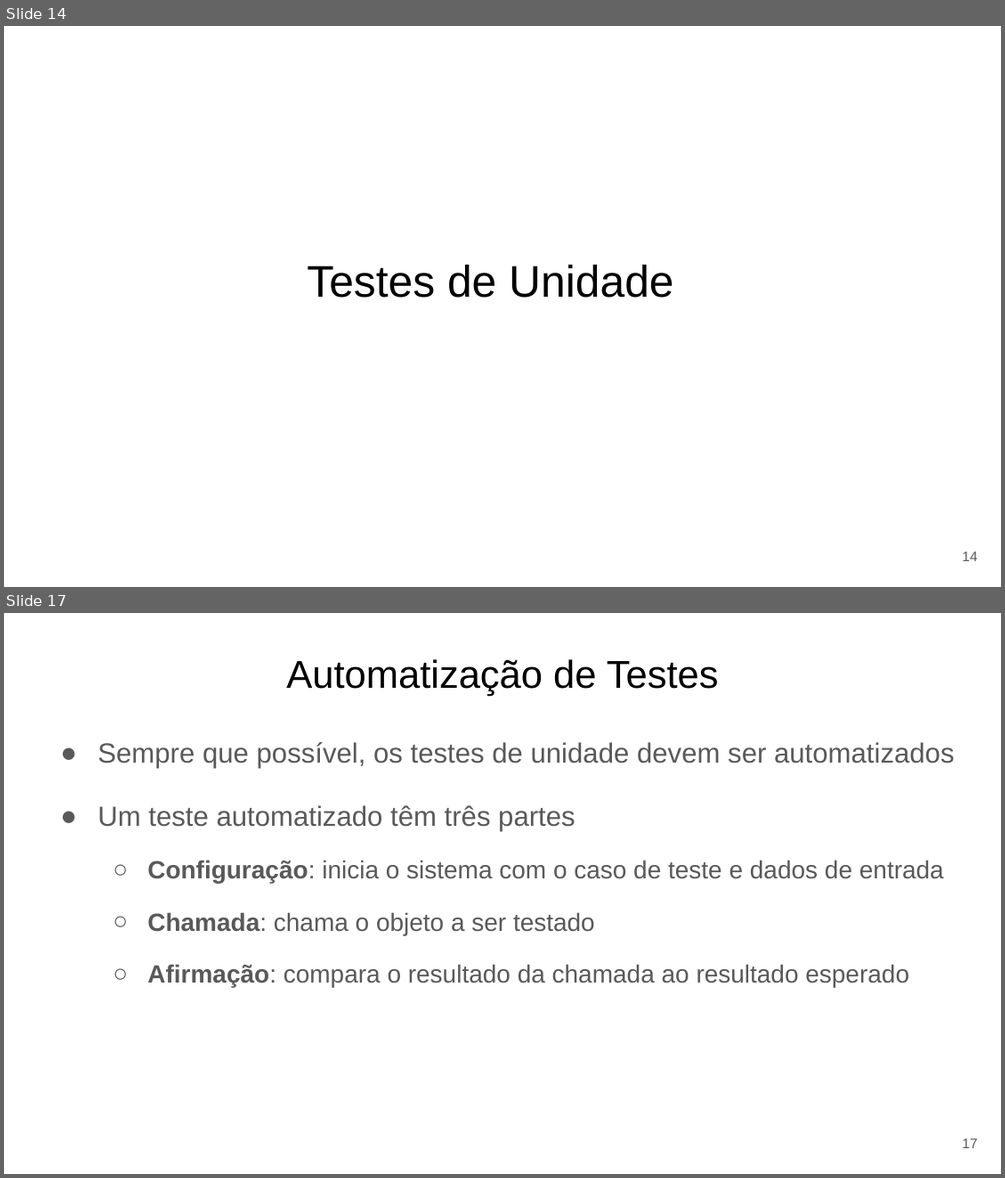
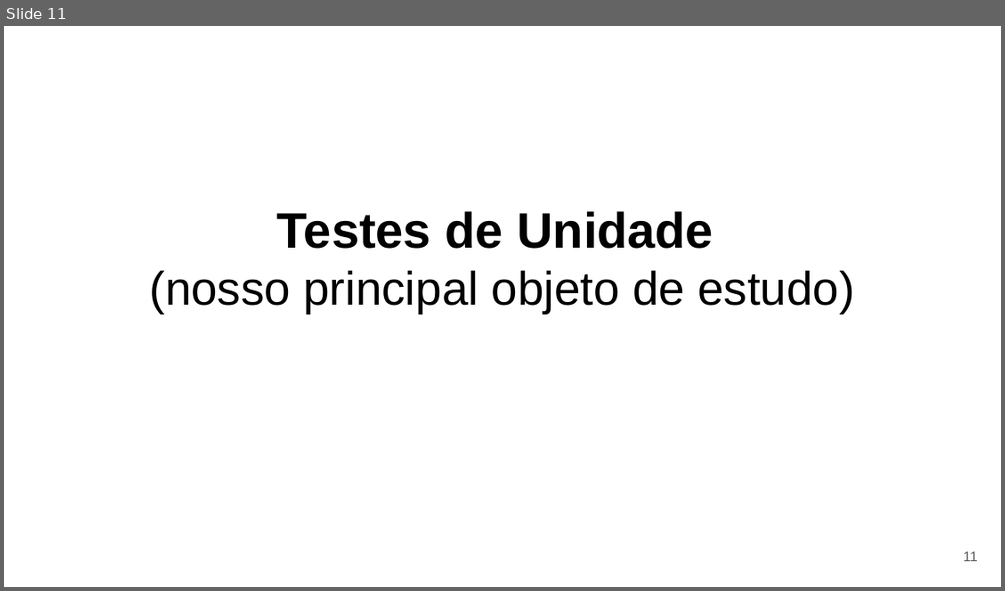
Before and after one commit to eduardocunha11/firstblog, a slide deck: aulas/gsi526/aula9-testes.pptx. Shown one above the other, each under a label of ours: slides 14 and 17 before the commit, slide 11 after it; the slides between them are not shown. The pictures are 1005x1178 and 1005x591 pixels, drawn with LibreOffice and Linux fonts; fonts in the diff are those of the drawing. Boxes give left, top, right and bottom in pixels: in the first picture for what was removed or moved away, otherwise in the second. Text is boxed around its words. In the diff, an @@ line names an element or a change of style, - is before the commit and + after.

Commit message:
aula sobre testes de software

```diff
--- a/aulas/gsi526/aula9-testes.pptx
+++ b/aulas/gsi526/aula9-testes.pptx
@@ slide 17 removed at box(4, 613, 1001, 1174), background #FFFFFF @@
@@ title removed at box(286, 659, 719, 696) @@
-Automatização de Testes
@@ text removed at box(97, 742, 955, 987) @@
-● Sempre que possível, os testes de unidade devem ser automatizados
-● Um teste automatizado têm três partes
-  ○ Configuração: inicia o sistema com o caso de teste e dados de entrada
-  ○ Chamada: chama o objeto a ser testado
-  ○ Afirmação: compara o resultado da chamada ao resultado esperado
@@ page number removed at box(962, 1138, 977, 1148) @@
-17
@@ what was slide 14 is now slide 11 @@
@@ slide 11 changed as well @@
@@ title "Testes de Unidade": place and size @@
-title "Testes de Unidade" at box(307, 265, 673, 297)
+title "Testes de Unidade" at box(150, 211, 855, 314)
@@ title "Testes de Unidade" at box(150, 211, 855, 314): vertical alignment top to middle @@
@@ title at box(277, 211, 713, 248): size 32 to 36 pt, bold on in "Testes de Unidade"; alignment left to centre @@
@@ title at box(150, 270, 855, 314): paragraph added @@
+(nosso principal objeto de estudo)
@@ page number at box(963, 551, 978, 561): text changed @@
-14
+11
```
Also in this commit, not shown: 5 other slides changed, 73 slides added, 25 other slides removed, 1 other file.
